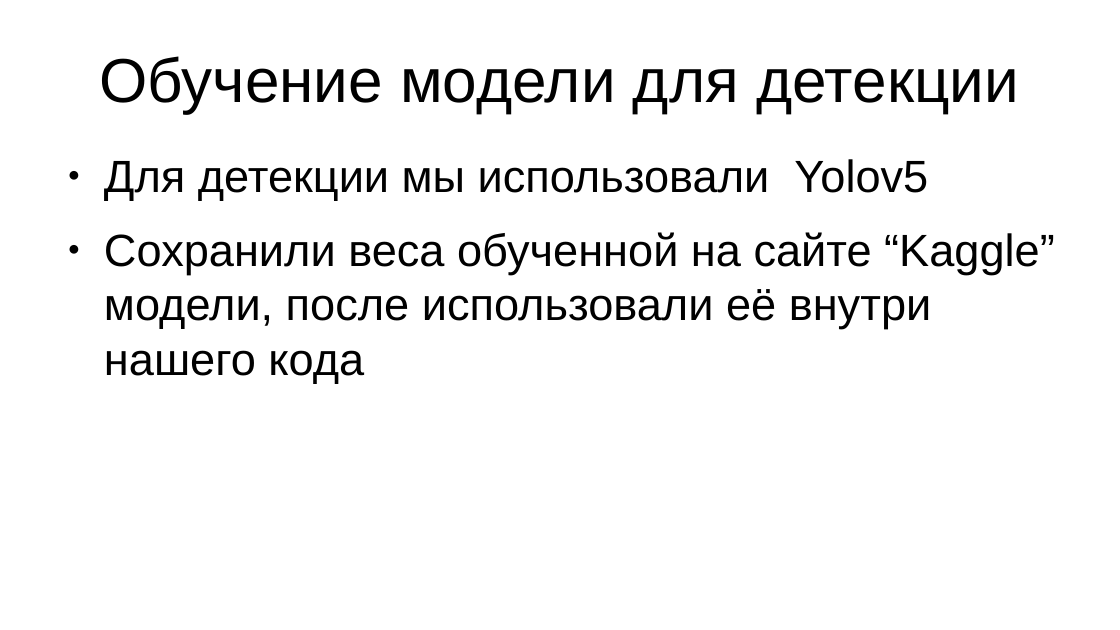
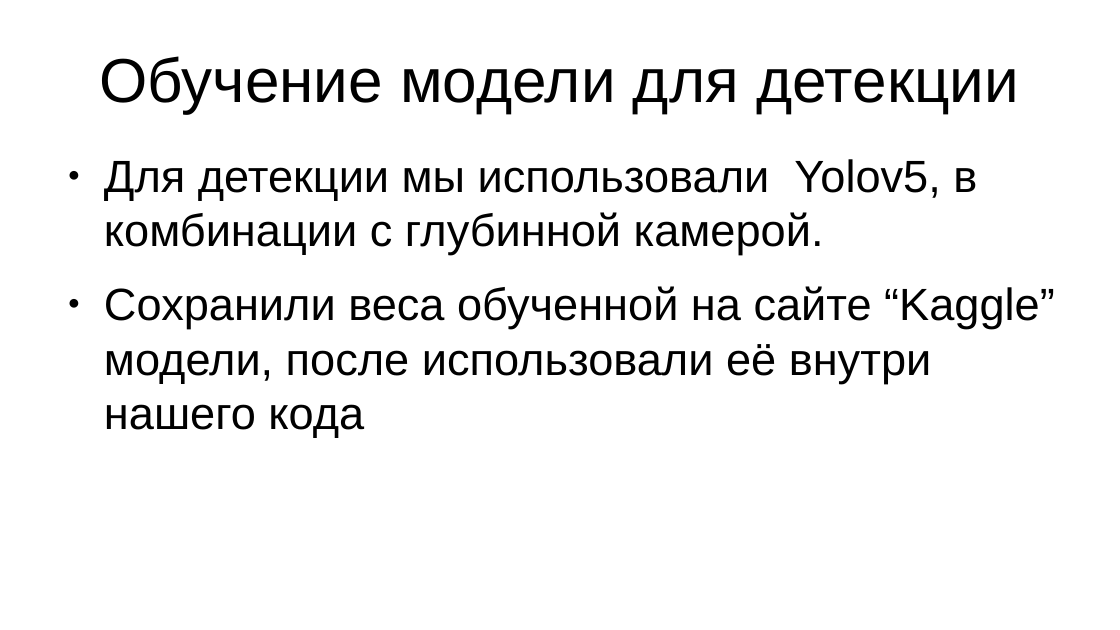
Before and after one commit to NikitaGoltsev/Auto_Race_challange, a slide deck: slide 5 of presintation.odp. Drawn at 1120x630 pixels with LibreOffice and Linux fonts; fonts in the diff are those of the drawing. Boxes give left, top, right and bottom in pixels: in the first picture for what was removed or moved away, otherwise in the second. Text is boxed around its words. In the diff, an @@ line names an element or a change of style, - is before the commit and + after.

Commit message:
Update

```diff
--- a/presintation.odp
+++ b/presintation.odp
@@ text at <box>104,159,977,255</box>: text changed @@
-● Для детекции мы использовали Yolov5
+● Для детекции мы использовали Yolov5, в комбинации с глубинной камерой.
```
Also in this commit, not shown: 1 slide added, 1 slide removed.
